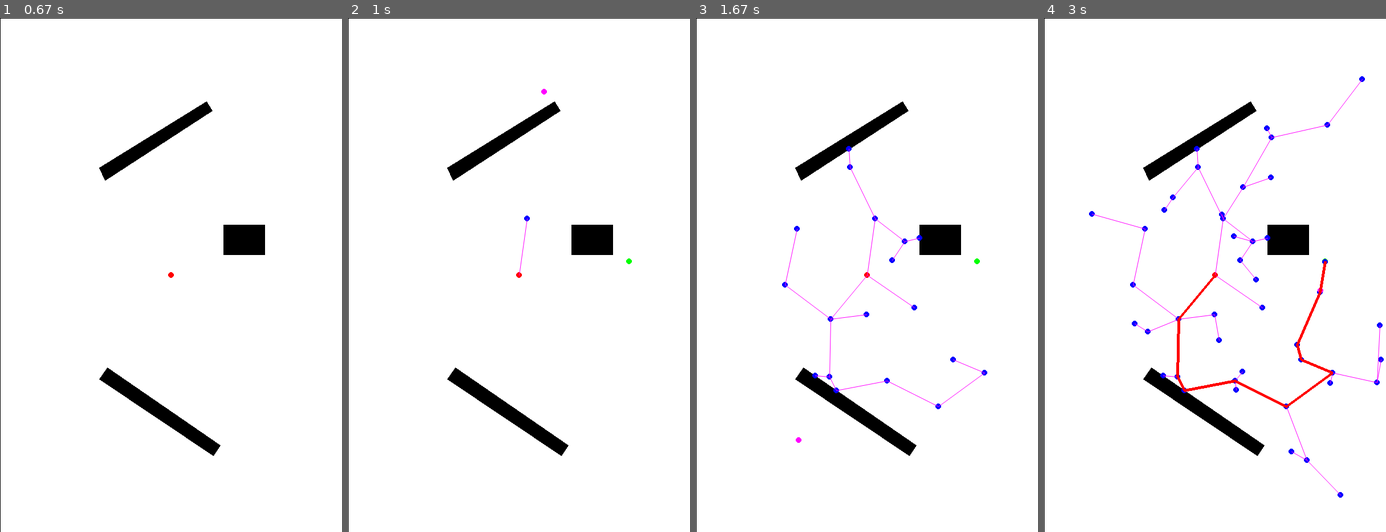
Above: before the commit, frames 1-4 (left to right).
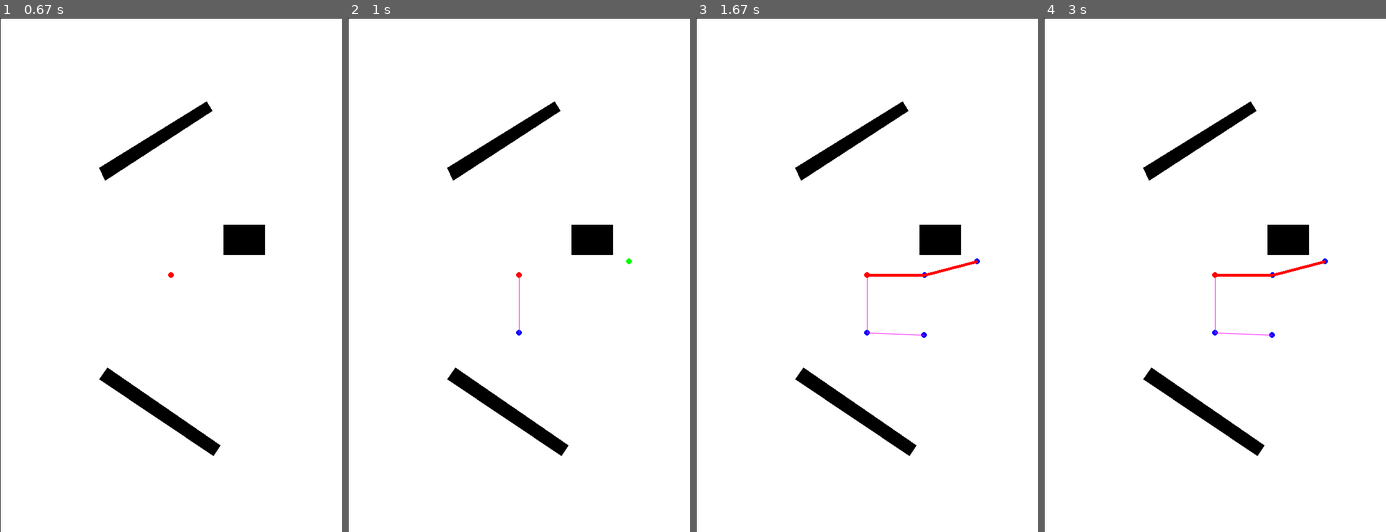
Above: after the commit, the same moments.

Repository: MarkT5/control_KUKA
Game: pygame game, started from path.py
The game is run twice, just before and just after one commit, with the same random seed, the same clock (stepped at 60 frames per second) and the same inputs.
Inputs (mouse positions are in pixels of both pictures, inside the frame that each line leads up to):
- Up to frame 1 (0.67 s): click (171, 275) at 0.43 s
- Up to frame 2 (1 s): click (628, 259) at 0.8 s
- Up to frame 3 (1.67 s): hold D 1.07-1.53 s; click (867, 310) at 1.15 s
- Up to frame 4 (3 s): no input

Frame 1 is identical in both runs. In frame 2, less than 0.1% of the frame differs, in the area x 49-59%, y 13-62%; in frame 3, 0.9%; in frame 4, 2.0%, in the area x 13-100%, y 11-94%.

Commit message:
18.11.2022 (morning)

Diff:
--- a/RRT.py
+++ b/RRT.py
@@ -7,7 +7,8 @@
     def __init__(self):
         self.start_point = None
         self.end_point = None
-        self.nodes = []
+        self.nodes = None
+        self.node_map = None
         self.graph = {}
         self.bool_map = None
         self.map_height = None
@@ -21,11 +22,13 @@
         self.dist_reached = False
         self.end_node = -1
         self.path = []
+        self.graph_printed = False
 
         # settings
         self.growth_factor = 100
         self.e = 5
         self.end_dist = 100
+        self.rrt_star_rad = 20
 
     def start(self):
         if not self.start_point.any():
@@ -34,12 +37,13 @@
         if not self.end_point.any():
             print("No end point")
         assert self.end_point.any()
-        self.nodes.append(self.start_point)
-        self.graph[0] = [self.start_point, None, None]
+        self.nodes = np.array([self.start_point]).astype(np.uint32)
+        self.node_map = np.zeros(self.bool_map.shape).astype(np.uint16)
+        self.graph[0] = [None, [], 0]
         self.node_num = 1
         map_shape = self.bool_map.shape
-        self.map_height = map_shape[0]
-        self.map_width = map_shape[1]
+        self.map_shape = (map_shape - np.ones(len(map_shape))).astype(np.uint32)
+        print(self.map_shape)
 
     def find_closest(self, point):
         nodes_tree = scipy.spatial.cKDTree(self.nodes)
@@ -53,30 +57,24 @@
         shift_vector = shift_vector / iters
         all_shift = shift_vector
         c_point = np.array(False)
-        for i in range(1, iters):
-            all_shift = np.copy(shift_vector*i)
-            c_point = np.around(point1+shift_vector*i).astype(np.int64)
+        for i in range(1, iters + 1):
+            all_shift = np.copy(shift_vector * i)
+            c_point = np.around(point1 + shift_vector * i).astype(np.int64)
             if self.bool_map[tuple(c_point)]:
-                np.around(point1 + shift_vector*(i-1)).astype(np.int64)
+                np.around(point1 + shift_vector * (i - 1)).astype(np.int64)
                 break
-            if np.linalg.norm(shift_vector*i) >= self.growth_factor:
+            if np.linalg.norm(shift_vector * i) >= self.growth_factor:
                 break
         if np.linalg.norm(all_shift) < self.e or not c_point.any():
             return np.array(False), None
         return c_point, np.linalg.norm(all_shift)
 
-
-
     def step(self):
-        node = self.graph[self.node_num - 1][0]
+        node = self.nodes[self.node_num - 1]
         dist = np.linalg.norm(node - self.end_point)
         if self.force_random:
             self.add_random()
             self.force_random -= 1
-        if dist < 2:
-            self.graph[self.node_num] = [self.end_point, self.node_num - 1, dist]
-            self.dist_reached = True
-            self.end_node = self.node_num
         elif dist < self.end_dist and self.force_random == 0:
             self.add_near_end()
             if self.stuck > 10:
@@ -85,33 +83,40 @@
         else:
             self.add_random()
 
-    def add_random(self):
-        random_point = np.random.rand(2)
-        self.random_point = [int(random_point[0] * (self.map_height - 1)), int(random_point[1] * (self.map_width - 1))]
-        self.closest_node = self.find_closest(self.random_point)
-        node, dist = self.check_obstacle(self.nodes[self.closest_node[1]], self.random_point)
+    def iter_node_map(self):
+        pass
+    def check_node_region(self, new_node):
+        for i in range(new_node.shape):
+            pass
+
+    def add_node_to_closest(self, new_node):
+        self.closest_node = self.find_closest(new_node)
+        node, dist = self.check_obstacle(self.nodes[self.closest_node[1]], new_node)
         if node.any():
             self.edges.append([self.node_num, self.closest_node[1]])
-            self.nodes.append(node)
+            self.nodes = np.append(self.nodes, [node], axis=0).astype(np.uint32)
             self.edge_num += 1
-            self.graph[self.node_num] = [node, self.closest_node[1], dist]
+            self.graph[self.node_num] = [self.closest_node[1], [], dist+self.graph[self.closest_node[1]][2]]
+            self.node_map[tuple(node)] = self.node_num
+            self.graph[self.closest_node[1]][1].append(self.node_num)
             self.node_num += 1
+            return node
+        else:
+            return np.array(False)
+
+
+
+    def add_random(self):
+        random_point = (np.random.rand(2)*self.map_shape).astype(np.uint32)
+        print(random_point)
+        self.add_node_to_closest(random_point)
 
     def add_near_end(self):
-        self.closest_node = self.find_closest(self.end_point)
-        node, dist = self.check_obstacle(self.nodes[self.closest_node[1]], self.end_point)
-        if node.any():
-            self.edges.append([self.node_num, self.closest_node[1]])
-            self.nodes.append(node)
-            self.edge_num += 1
-            self.graph[self.node_num] = [node, self.closest_node[1], dist]
-            self.stuck = 0
-            if node[0] == self.end_point[0] and node[1] == self.end_point[1]:
-                print("done")
-                self.dist_reached = True
-                self.graph[self.node_num] = [self.end_point, self.node_num, dist]
-                self.end_node = self.node_num
-            self.node_num += 1
+        node = self.add_node_to_closest(self.end_point)
+        if node.any() and node[0] == self.end_point[0] and node[1] == self.end_point[1]:
+            print("done")
+            self.dist_reached = True
+            self.end_node = self.node_num-1
         else:
             self.stuck += 1
 
@@ -119,6 +124,10 @@
         node_num = self.end_node
         self.path = []
         while node_num != 0:
-            self.path.append(self.graph[node_num][0])
-            node_num = self.graph[node_num][1]
-        self.path.append(self.graph[node_num][0])
+            self.path.append(self.nodes[node_num])
+            node_num = self.graph[node_num][0]
+        self.path.append(self.nodes[node_num])
+        if not self.graph_printed:
+            print(self.graph)
+            self.graph_printed = True
+            print(self.node_map)
--- a/path.py
+++ b/path.py
@@ -98,7 +98,7 @@
     def step_rrt(self):
         self.rrt.start_point = np.array(self.start_point)
         self.rrt.end_point = np.array(self.end_point)
-        self.rrt.bool_map = np.array(self.nav_map)
+        self.rrt.bool_map = np.array(self.nav_map).astype(np.uint8)
         self.rrt.start()
         self.rrt.step()
         print("start RRT")
@@ -107,16 +107,16 @@
             self.draw_map()
             if self.step and not self.rrt.dist_reached:
                 self.rrt.step()
-            for i in self.rrt.nodes:
+            for j in range(self.rrt.nodes.shape[0]):
+                i = self.rrt.nodes[j]
                 pg.draw.circle(self.screen, (0, 0, 255), list(map(lambda x: x * self.disp_scale, i)), 5)
-            pg.draw.circle(self.screen, (255, 0, 255), list(map(lambda x: x * self.disp_scale, self.rrt.random_point)), 5)
             pg.draw.circle(self.screen, (255, 0, 0), list(map(lambda x: x * self.disp_scale, self.start_point)), 5)
             for i in self.rrt.edges:
                 pg.draw.aaline(self.screen, (255, 0, 255), list(map(lambda x: x * self.disp_scale, self.rrt.nodes[i[0]])), list(map(lambda x: x * self.disp_scale, self.rrt.nodes[i[1]])))
 
             if self.rrt.dist_reached:
                 self.rrt.get_path()
-                pg.draw.lines(self.screen, (255, 0, 0), False, [[*i] for i in self.rrt.path], 5)
+                pg.draw.lines(self.screen, (255, 0, 0), False, [[*i] for i in list(map(lambda x: x * self.disp_scale, self.rrt.path))], 5)
 
             # out pygame
             pg.display.update()
--- a/tst.py
+++ b/tst.py
@@ -1,8 +1,3 @@
 import numpy as np
-point1 = np.around([1.9,2,3,4]).astype(np.int64)
-point2 = np.array([2,6,4,3])
-print(point1)
-shift_vector = point1-point2
-shift_vector = shift_vector/sum(abs(shift_vector))
-
-print(shift_vector)
+map_shape = [1,2,3,4,5] - np.ones(5)
+print(map_shape)
